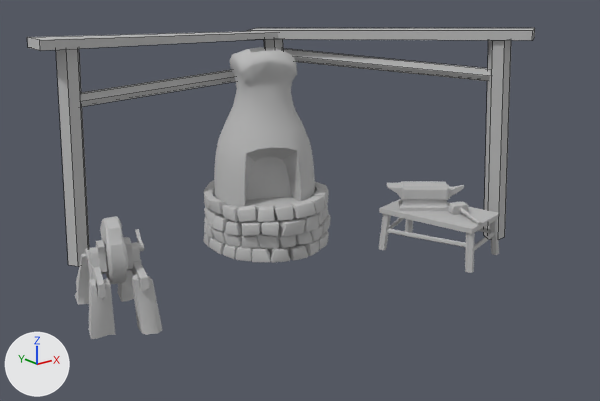
The FBX model Assets/modele michał/stragany/blacksmith/Stragan blacksmith.fbx, before and after one commit.
The view is the same before and after, from a camera (50 mm lens) standing at (1.34, -6.13, 1.37) and looking at (5.88, -0.46, -0.9). Arrows for +X, +Y and +Z are at lower left; the lights stay in place. The picture after the commit comes second. Mesh edges are drawn as thin lines on the coarser meshes. Where no turn or scale is listed for an object, it has been applied to the vertices.

The older version as bpy lines, for what is in view:
```python
me_mesh_002 = bpy.data.meshes.new('Mesh.002')
me_mesh_002.from_pydata(...)  # 4764 vertices, 4591 faces; spans x -0.66..0.68, y -0.68..0.68, z -1.03..1.03
me_mesh_002.materials.append(mat_piec_kowalski)  # grey #bcbcbc
me_mesh_004 = bpy.data.meshes.new('Mesh.004')
me_mesh_004.from_pydata(...)  # 92 vertices, 90 faces; spans x -0.363..0.304, y -0.26..0.327, z -0.129..0.129
me_mesh_004.materials.append(mat_kowadło)  # grey #bcbcbc
me_mesh_005 = bpy.data.meshes.new('Mesh.005')
me_mesh_005.from_pydata(...)  # 692 vertices, 1356 faces; spans x -0.392..0.412, y -0.553..0.563, z -0.434..0.434
me_mesh_005.materials.append(mat_kamieńszlifierski)  # grey #bcbcbc
ob_kamień_szlifierski = bpy.data.objects.new('kamień szlifierski', me_mesh_005)
ob_kamień_szlifierski.location = (4.209, -0.033, -1.273)
ob_kowadło = bpy.data.objects.new('Kowadło', me_mesh_004)
ob_kowadło.location = (7.447, -0.549, -1.136)
ob_piec_kowalski = bpy.data.objects.new('Piec Kowalski', me_mesh_002)
ob_piec_kowalski.location = (6.293, 0.62, -0.692)
# also in view: 'Stragan blacksmith' at (6.35, 0.23, -0.58); 'stół blacksmith' at (7.51, -0.71, -1.49)
```
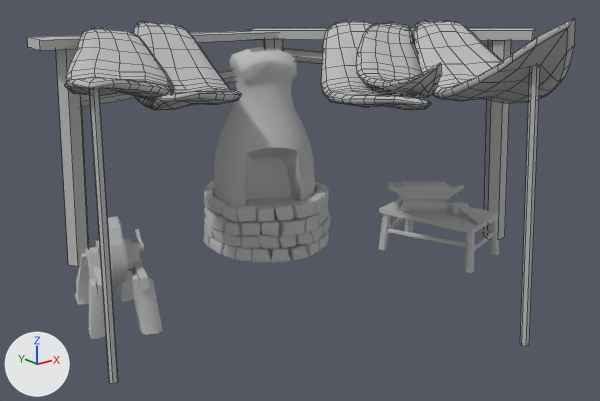
Changed parts and their boxes (x1, y1, x2, y2) in the pictures (600 x 401 px):
'Dach blacksmith', added: after (64, 18, 575, 383)

The change, as a list of edits to the scene's bpy script:
```text
Add mat_dach:
    mat_dach = principled_material('dach')
    mat_dach.base_color = (0.5, 0.5, 0.5)  # grey #bcbcbc
    mat_dach.roughness = 0.93
Add me_mesh_006:
    me_mesh_006.from_pydata(...)  # 1014 vertices, 992 faces; spans x -2.19..2.19, y -2.2..2.2, z -1.39..1.39
    me_mesh_006.materials.append(mat_dach)  # grey #bcbcbc
Add ob_dach_blacksmith:
    ob_dach_blacksmith = bpy.data.objects.new('Dach blacksmith', me_mesh_006)
    ob_dach_blacksmith.location = (5.841, -0.474, -0.548)
```
